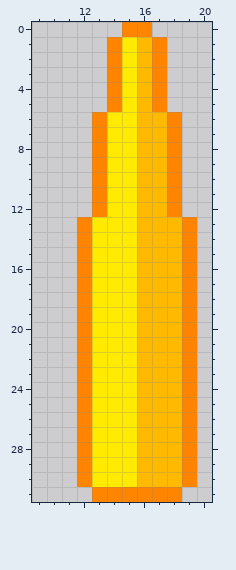
Edited in one commit: pixel-art sprite (Items/CrossBites/ShootProjectile.png). Above, as it was before the edit.
The file is 32x32 pixels. Shown: x 9..20, y 0..31.
Now the later version:
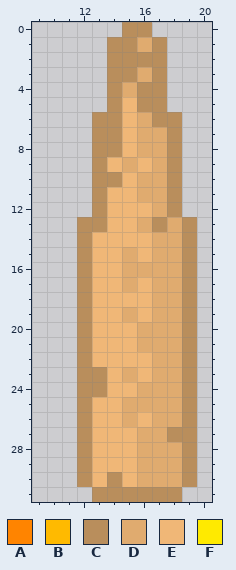
Palette (. is transparent): A #ff8400  B #ffba00  C #b98e5c  D #e0ab6f  E #f0b777  F #ffea00
The edit:
@@ x 9..20 @@
- 0 ......AA....
- 1 .....AFBA...
- 2 .....AFBA...
- 3 .....AFBA...
- 4 .....AFBA...
- 5 .....AFBA...
- 6 ....AFFBBA..
- 7 ....AFFBBA..
- 8 ....AFFBBA..
- 9 ....AFFBBA..
-10 ....AFFBBA..
-11 ....AFFBBA..
-12 ....AFFBBA..
-13 ...AFFFBBBA.
-14 ...AFFFBBBA.
-15 ...AFFFBBBA.
-16 ...AFFFBBBA.
-17 ...AFFFBBBA.
-18 ...AFFFBBBA.
-19 ...AFFFBBBA.
-20 ...AFFFBBBA.
-21 ...AFFFBBBA.
-22 ...AFFFBBBA.
-23 ...AFFFBBBA.
-24 ...AFFFBBBA.
-25 ...AFFFBBBA.
-26 ...AFFFBBBA.
-27 ...AFFFBBBA.
-28 ...AFFFBBBA.
-29 ...AFFFBBBA.
-30 ...AFFFBBBA.
-31 ....AAAAAA..
+ 0 ......CC....
+ 1 .....CCDC...
+ 2 .....CCCC...
+ 3 .....CCDC...
+ 4 .....CDCC...
+ 5 .....CECC...
+ 6 ....CCEDCC..
+ 7 ....CCEDDC..
+ 8 ....CCEDDC..
+ 9 ....CEDEDC..
+10 ....CCEDDC..
+11 ....CEEDDC..
+12 ....CEEEDC..
+13 ...CCEEDCDC.
+14 ...CEEEEDDC.
+15 ...CEEDEDDC.
+16 ...CEEDDDDC.
+17 ...CEEDEDDC.
+18 ...CEEEEDDC.
+19 ...CEEDEDDC.
+20 ...CEEEDDDC.
+21 ...CEEEDDDC.
+22 ...CEEEEDDC.
+23 ...CCEDEDDC.
+24 ...CCEEDDDC.
+25 ...CEEDDDDC.
+26 ...CEEDEDDC.
+27 ...CEEEDDCC.
+28 ...CEEEDDDC.
+29 ...CEEEDDDC.
+30 ...CECEDDDC.
+31 ....CCCCCC..
